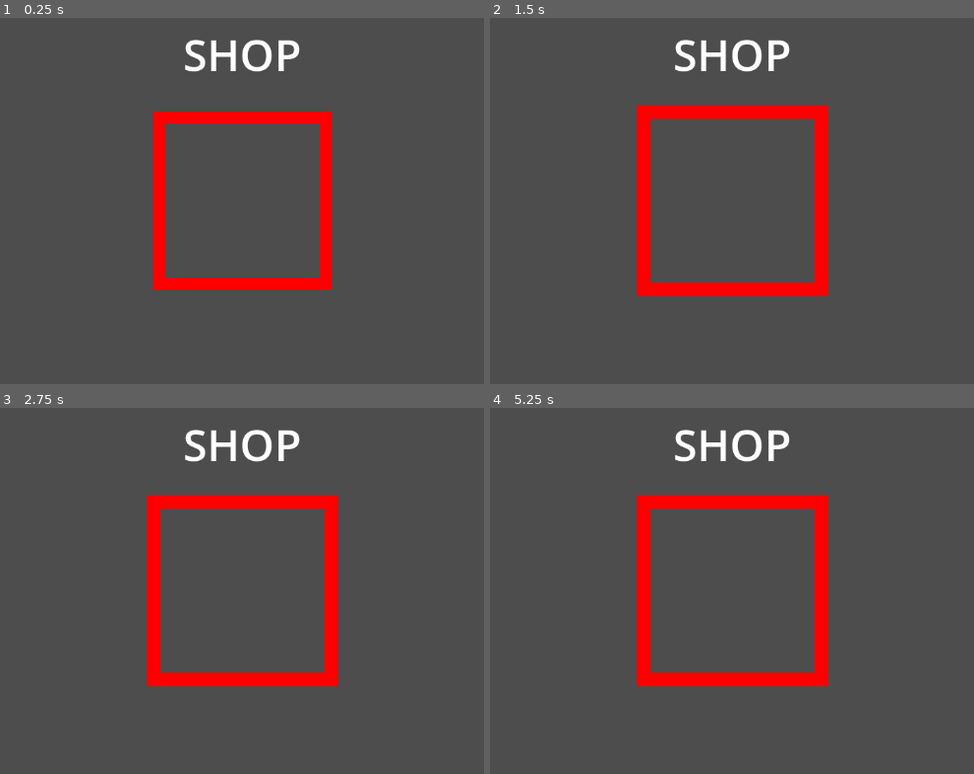
Above: before the commit, frames 1-4 (two rows, left to right).
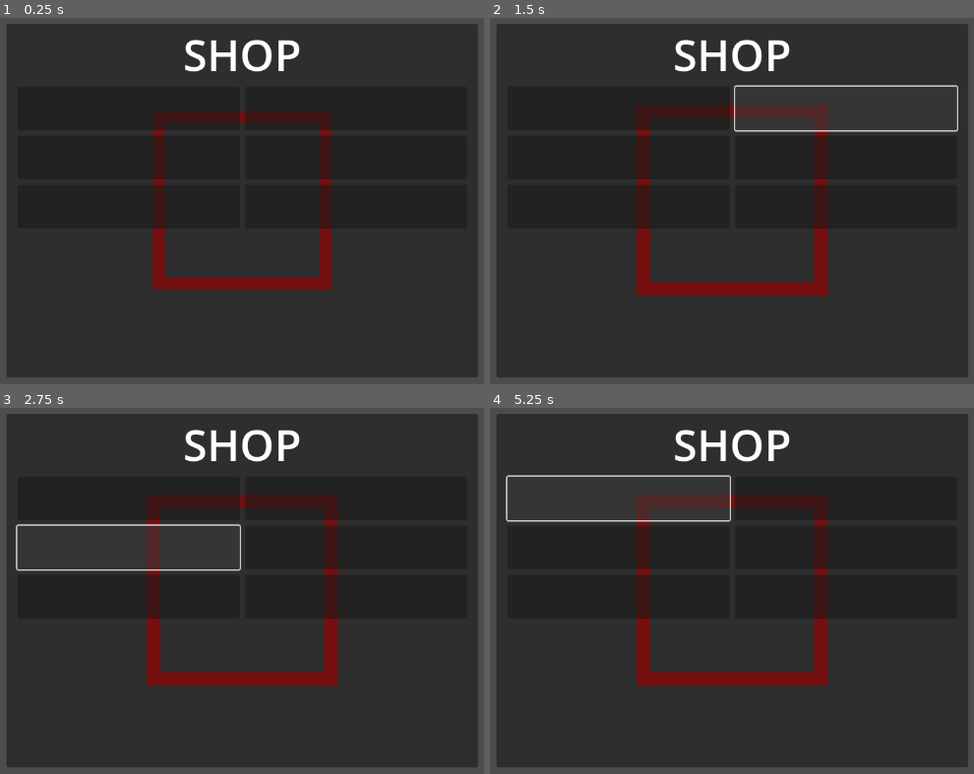
Above: after the commit, the same moments.

Repository: ketexon/ld56-team-3
Game: Godot game, scene res://game.tscn
Two runs of this game, one before a commit and one after it. Both use one fixed random seed, a clock stepped at 60 frames per second and the inputs below.
Inputs (mouse positions are in pixels of both pictures, inside the frame that each line leads up to):
- Up to frame 1 (0.25 s): no input
- Up to frame 2 (1.5 s): click (620, 109) at 0.52 s; click (848, 109) at 1.27 s
- Up to frame 3 (2.75 s): click (130, 547) at 2.02 s
- Up to frame 4 (5.25 s): click (848, 547) at 2.77 s; click (620, 598) at 3.52 s; click (848, 598) at 4.27 s; click (620, 499) at 5.02 s

The runs differ from the first frame. In frame 1, 93% of the frame differs, in the area x 1-99%, y 1-99%; in frame 2, 88%; in frame 3, 88%; in frame 4, 88%.

Commit message:
updated shop ui

Diff:
--- a/Shop/Shop.tscn
+++ b/Shop/Shop.tscn
@@ -1,4 +1,6 @@
-[gd_scene load_steps=2 format=3 uid="uid://dv6rcqp7r8e6l"]
+[gd_scene load_steps=3 format=3 uid="uid://dv6rcqp7r8e6l"]
+
+[ext_resource type="PackedScene" uid="uid://b3prsx1kgmqlb" path="res://Shop/ShopButton.tscn" id="1_whls7"]
 
 [sub_resource type="LabelSettings" id="LabelSettings_2qk5c"]
 font_size = 64
@@ -11,7 +13,7 @@
 grow_horizontal = 2
 grow_vertical = 2
 
-[node name="VBoxContainer" type="VBoxContainer" parent="."]
+[node name="Panel" type="Panel" parent="."]
 layout_mode = 1
 anchors_preset = -1
 anchor_left = 0.2
@@ -19,8 +21,45 @@
 anchor_right = 0.8
 anchor_bottom = 0.9
 
-[node name="Label" type="Label" parent="VBoxContainer"]
+[node name="MarginContainer" type="MarginContainer" parent="Panel"]
+layout_mode = 1
+anchors_preset = -1
+anchor_right = 1.0
+anchor_bottom = 1.0
+grow_horizontal = 2
+grow_vertical = 2
+theme_override_constants/margin_left = 16
+theme_override_constants/margin_right = 16
+
+[node name="VBoxContainer" type="VBoxContainer" parent="Panel/MarginContainer"]
+layout_mode = 2
+
+[node name="Label" type="Label" parent="Panel/MarginContainer/VBoxContainer"]
 layout_mode = 2
 text = "SHOP"
 label_settings = SubResource("LabelSettings_2qk5c")
 horizontal_alignment = 1
+
+[node name="ShopButtonContainer" type="GridContainer" parent="Panel/MarginContainer/VBoxContainer"]
+layout_mode = 2
+theme_override_constants/h_separation = 8
+theme_override_constants/v_separation = 8
+columns = 2
+
+[node name="MarginContainer" parent="Panel/MarginContainer/VBoxContainer/ShopButtonContainer" instance=ExtResource("1_whls7")]
+layout_mode = 2
+
+[node name="MarginContainer2" parent="Panel/MarginContainer/VBoxContainer/ShopButtonContainer" instance=ExtResource("1_whls7")]
+layout_mode = 2
+
+[node name="MarginContainer3" parent="Panel/MarginContainer/VBoxContainer/ShopButtonContainer" instance=ExtResource("1_whls7")]
+layout_mode = 2
+
+[node name="MarginContainer4" parent="Panel/MarginContainer/VBoxContainer/ShopButtonContainer" instance=ExtResource("1_whls7")]
+layout_mode = 2
+
+[node name="MarginContainer5" parent="Panel/MarginContainer/VBoxContainer/ShopButtonContainer" instance=ExtResource("1_whls7")]
+layout_mode = 2
+
+[node name="MarginContainer6" parent="Panel/MarginContainer/VBoxContainer/ShopButtonContainer" instance=ExtResource("1_whls7")]
+layout_mode = 2
--- a/Shop/ShopButton.tscn
+++ b/Shop/ShopButton.tscn
@@ -2,14 +2,9 @@
 
 [ext_resource type="Script" path="res://Shop/ShopButton.gd" id="1_damly"]
 
-[node name="MarginContainer" type="MarginContainer"]
-theme_override_constants/margin_left = 16
-theme_override_constants/margin_top = 8
-theme_override_constants/margin_right = 16
-theme_override_constants/margin_bottom = 8
+[node name="ShopButton" type="Button"]
+custom_minimum_size = Vector2(0, 64)
+offset_right = 352.0
+offset_bottom = 80.0
+size_flags_horizontal = 3
 script = ExtResource("1_damly")
-
-[node name="Button" type="Button" parent="."]
-custom_minimum_size = Vector2(320, 64)
-layout_mode = 2
-size_flags_horizontal = 0
